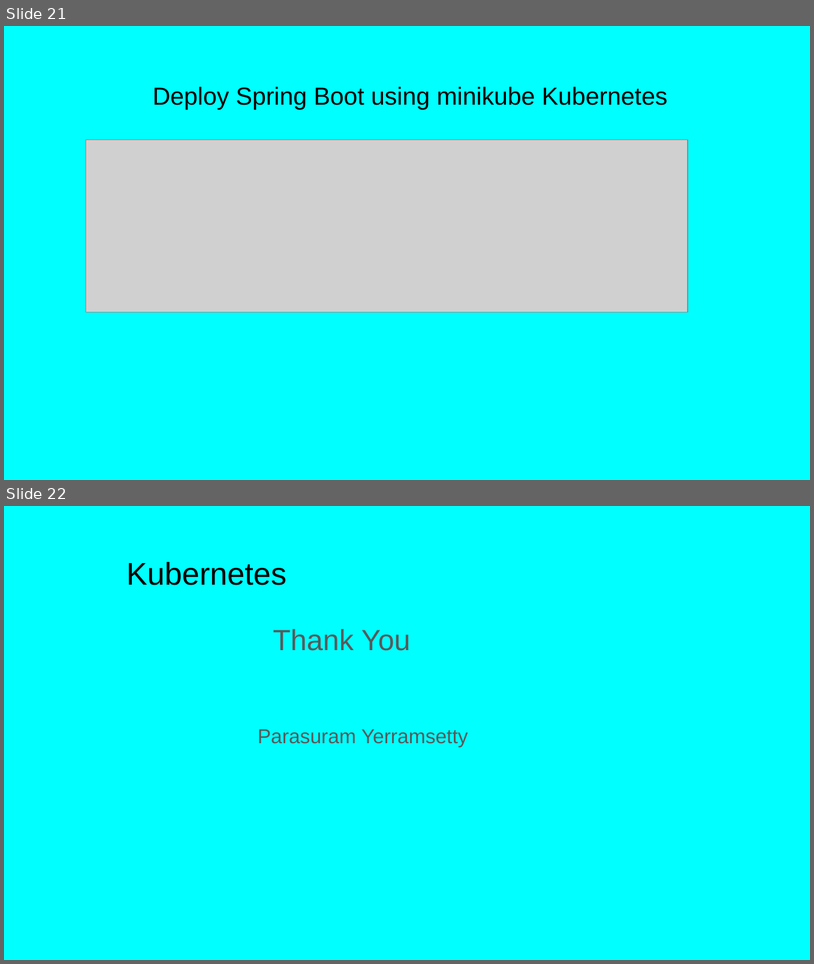
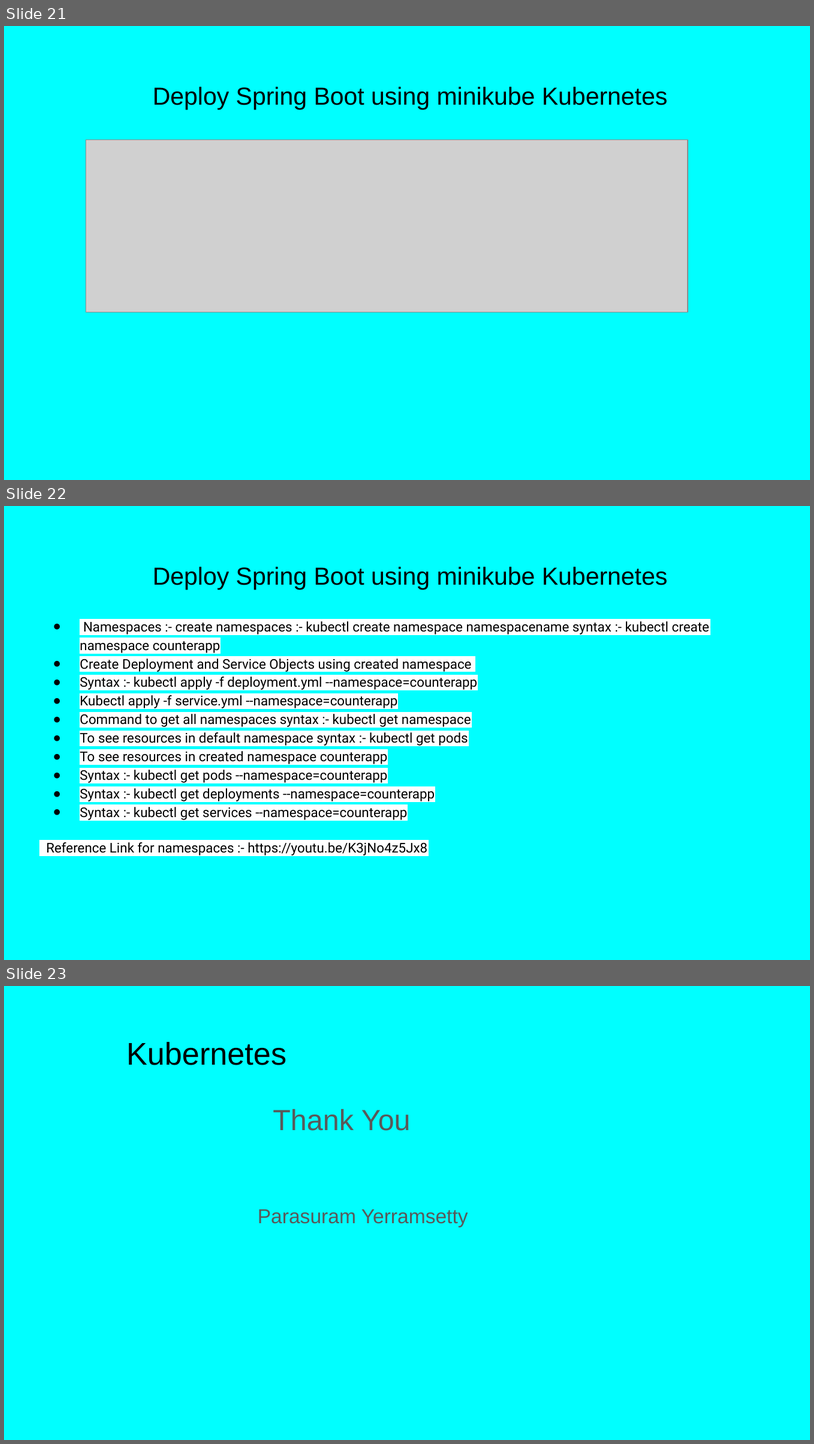
Before and after one commit to Balaji504/DevOpsProject, a slide deck: docs/Kubernetes.pptx. Shown one above the other, each under a label of ours: slides 21 and 22 before the commit, slides 21, 22 and 23 after it. The pictures are 814x964 and 814x1444 pixels, drawn with LibreOffice and Linux fonts; fonts in the diff are those of the drawing; grey boxes stand for pictures. Boxes give left, top, right and bottom in pixels: in the first picture for what was removed or moved away, otherwise in the second. Text is boxed around its words. In the diff, an @@ line names an element or a change of style, - is before the commit and + after.

Commit message:
create namespace updated
create namespace updated

```diff
--- a/docs/Kubernetes.pptx
+++ b/docs/Kubernetes.pptx
@@ slide 22 added at (4, 506, 810, 960), background #00FFFF @@
@@ title added at (153, 567, 668, 589), 22 pt, text #000000 @@
+Deploy Spring Boot using minikube Kubernetes
@@ text added at (46, 621, 710, 855), 12 pt, text #000000 @@
+● Namespaces :- create namespaces :- kubectl create namespace namespacename syntax :- kubectl create namespace counterapp
+● Create Deployment and Service Objects using created namespace
+● Syntax :- kubectl apply -f deployment.yml --namespace=counterapp
+● Kubectl apply -f service.yml --namespace=counterapp
+● Command to get all namespaces syntax :- kubectl get namespace
+● To see resources in default namespace syntax :- kubectl get pods
+● To see resources in created namespace counterapp
+● Syntax :- kubectl get pods --namespace=counterapp
+● Syntax :- kubectl get deployments --namespace=counterapp
+● Syntax :- kubectl get services --namespace=counterapp
+Reference Link for namespaces :- https://youtu.be/K3jNo4z5Jx8
@@ what was slide 22 is now slide 23 @@
```
